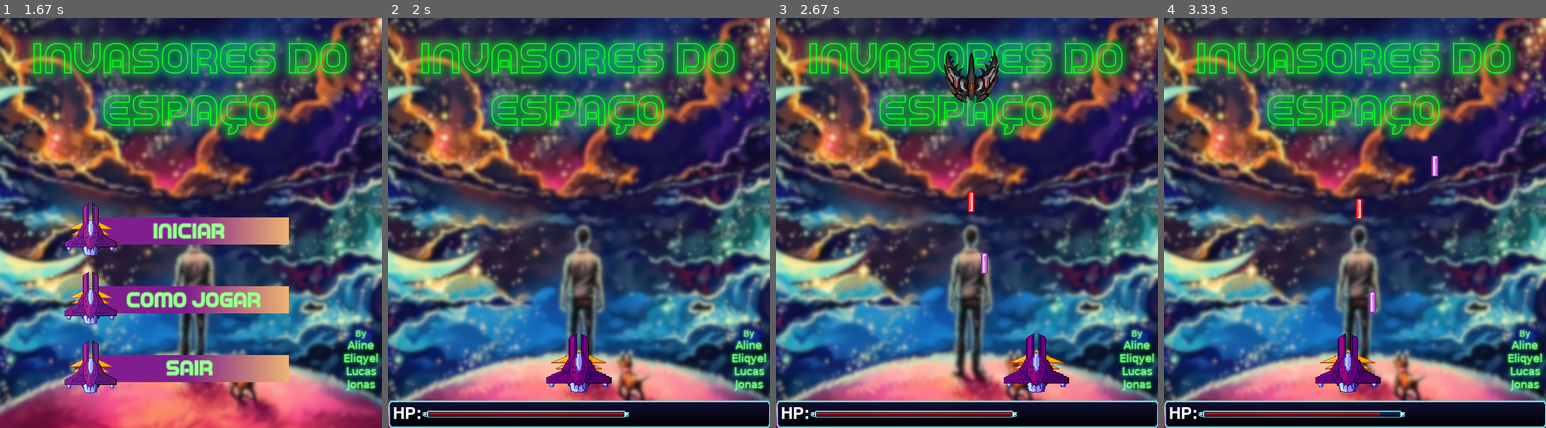
Above: before the commit, frames 1-4 (left to right).
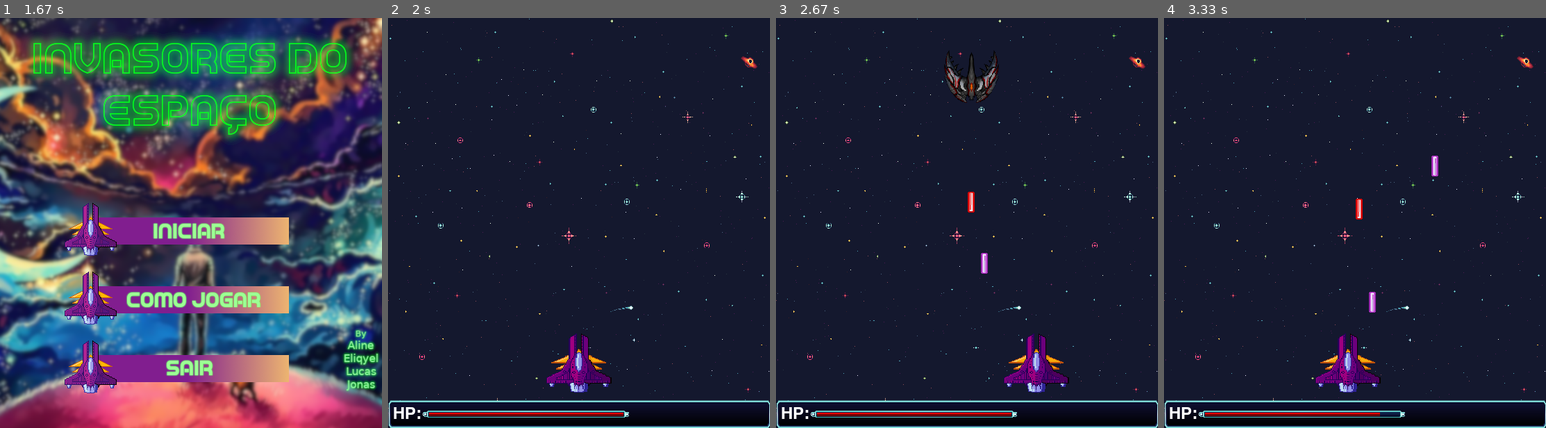
Above: after the commit, the same moments.

Repository: cjs-13/Projeto_pygame
Game: pygame game, started from main.py
The game is run twice, just before and just after one commit, with the same random seed, the same clock (stepped at 60 frames per second) and the same inputs.
Inputs (mouse positions are in pixels of both pictures, inside the frame that each line leads up to):
- Up to frame 1 (1.67 s): click (187, 247) at 0.38 s
- Up to frame 2 (2 s): click (575, 182) at 1.72 s
- Up to frame 3 (2.67 s): tap U at 2 s; hold Right from 2.33 s (still down); tap Space at 2.4 s
- Up to frame 4 (3.33 s): tap Space at 2.7, 2.9, 3.2 s; release Right at 2.8 s; hold Left from 2.83 s (still down)

Frame 1 is identical in both runs. In frame 2, 78% of the frame differs, in the area x 0-100%, y 0-100%; in frame 3, 77%; in frame 4, 78%.

Commit message:
Mudado background da tela de jogo

Diff:
--- a/main.py
+++ b/main.py
@@ -40,7 +40,7 @@
     MENU_OP.append(pygame.transform.scale(pygame.image.load(os.path.join("assets", f"menu ({i}).png")), (146 * UP_SCALE_MENU, 23 * UP_SCALE_MENU)))
 
 ## Imagens da tela inicial
-BG = pygame.image.load(os.path.join("assets", "fundo.png"))
+BG_INICIO = pygame.image.load(os.path.join("assets", "fundo.png"))
 B_INICIAR = pygame.image.load(os.path.join("assets", "iniciar.png"))
 B_AJUDA = pygame.image.load(os.path.join("assets", "ajuda.png"))
 B_SAIR = pygame.image.load(os.path.join("assets", "sair.png"))
@@ -307,7 +307,7 @@
 
     while True:
         RELOGIO.tick(FPS)
-        TELA.blit(BG, (0, 0))
+        TELA.blit(BG_INICIO, (0, 0))
 
         ## Animação na TELA inicial
         if altura_iniciar > ALTURA//3:
@@ -327,12 +327,12 @@
             if event.type == pygame.MOUSEBUTTONDOWN: ## Monitora clique do mouse
                 x = pygame.mouse.get_pos()[0]
                 y = pygame.mouse.get_pos()[1]
-                if x > 123 and y > 220 and x <414 and y < 255:
+                if x > 123 and y > 220 and x < 414 and y < 255:
                     #print("Botão iniciar apertado")
                     main()
-                if x > 123 and y > 313 and x <414 and y < 349:
+                if x > 123 and y > 313 and x < 414 and y < 349:
                     print("Botão ajuda apertado")
-                if x > 123 and y > 405 and x <414 and y < 436:
+                if x > 123 and y > 405 and x < 414 and y < 436:
                     #print("Botão sair apertado")
                     pygame.quit()
                     exit()
